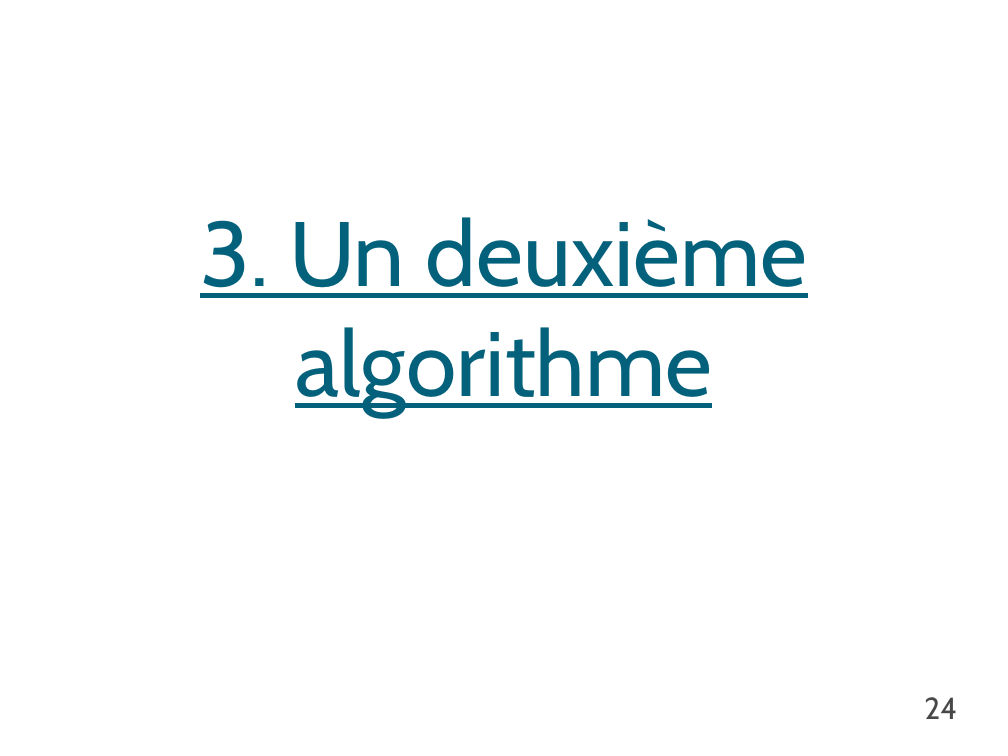
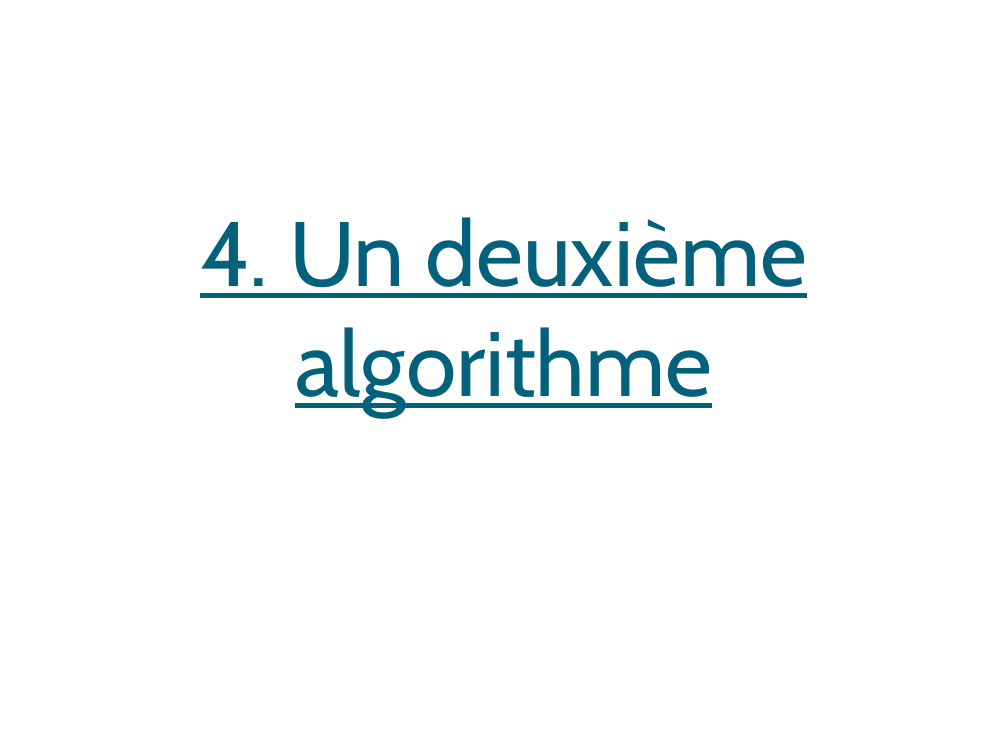
Before and after one commit to Triw-12/hanamikoji_solve, a slide deck: slide 23 of diaporama/Règles.odp (slide 24 before the commit). Drawn at 1008x756 pixels with LibreOffice and Linux fonts; fonts in the diff are those of the drawing; background and template pictures are left out. Boxes give left, top, right and bottom in pixels: in the first picture for what was removed or moved away, otherwise in the second. Text is boxed around its words. In the diff, an @@ line names an element or a change of style, - is before the commit and + after.

```diff
--- a/diaporama/Règles.odp
+++ b/diaporama/Règles.odp
@@ subtitle at (x1=200, y1=217, x2=808, y2=416): text changed @@
-3. Un deuxième algorithme
+4. Un deuxième algorithme
@@ page number removed at (x1=924, y1=697, x2=957, y2=719) @@
-24
```
Also in this commit, not shown: 22 other slides changed, 8 slides added, 3 slides removed, 6 other files.
